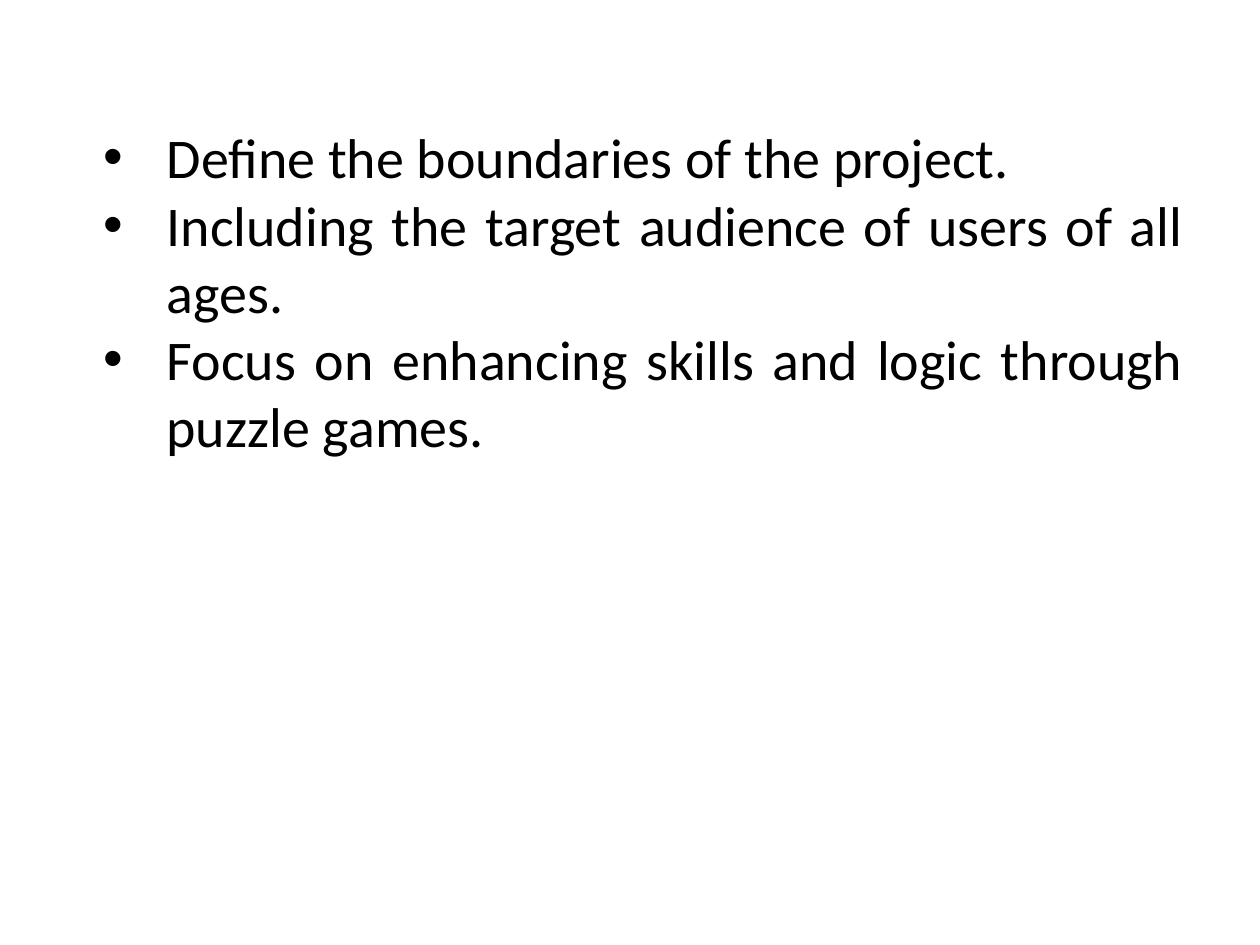
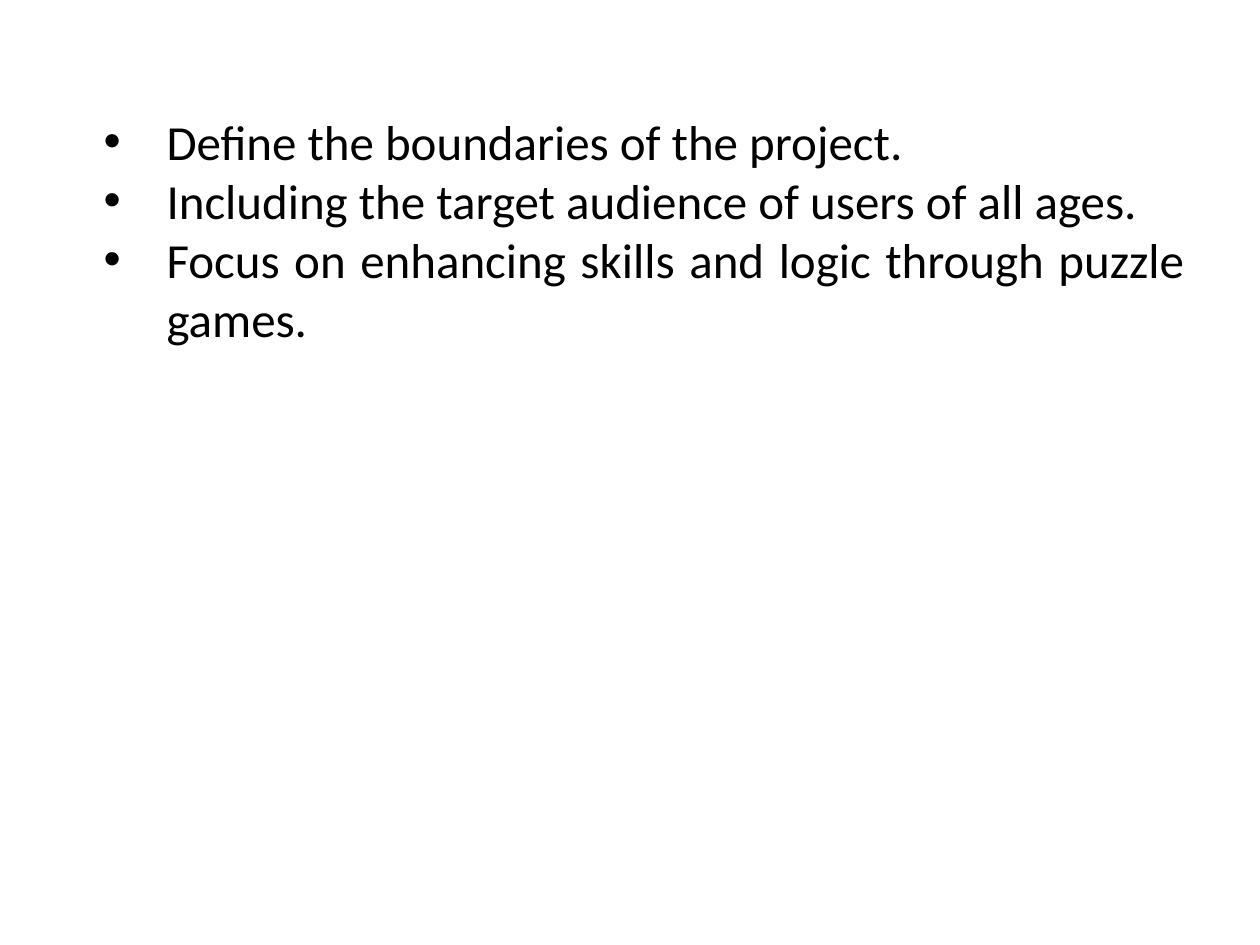
Before and after one commit to NofilUllah/FYP-All-Works, a slide deck: slide 15 of Proposal Presentation Template - 03_29409_22816_22664.pptx. Drawn at 1260x945 pixels with LibreOffice and Linux fonts; fonts in the diff are those of the drawing; background and template pictures are left out. Boxes give left, top, right and bottom in pixels: in the first picture for what was removed or moved away, otherwise in the second. Text is boxed around its words. In the diff, an @@ line names an element or a change of style, - is before the commit and + after.

```diff
--- a/Proposal Presentation Template - 03_29409_22816_22664.pptx
+++ b/Proposal Presentation Template - 03_29409_22816_22664.pptx
@@ text "Define the boundaries of the ...": place and size @@
-text "Define the boundaries of the ..." at box(167, 139, 1182, 457)
+text "Define the boundaries of the ..." at box(167, 126, 1184, 346)
@@ text "Define the boundaries of the ..." at box(167, 126, 1184, 346): size 32 to 28 pt @@
```
Also in this commit, not shown: 10 other slides changed, 1 slide added, 1 slide removed.
